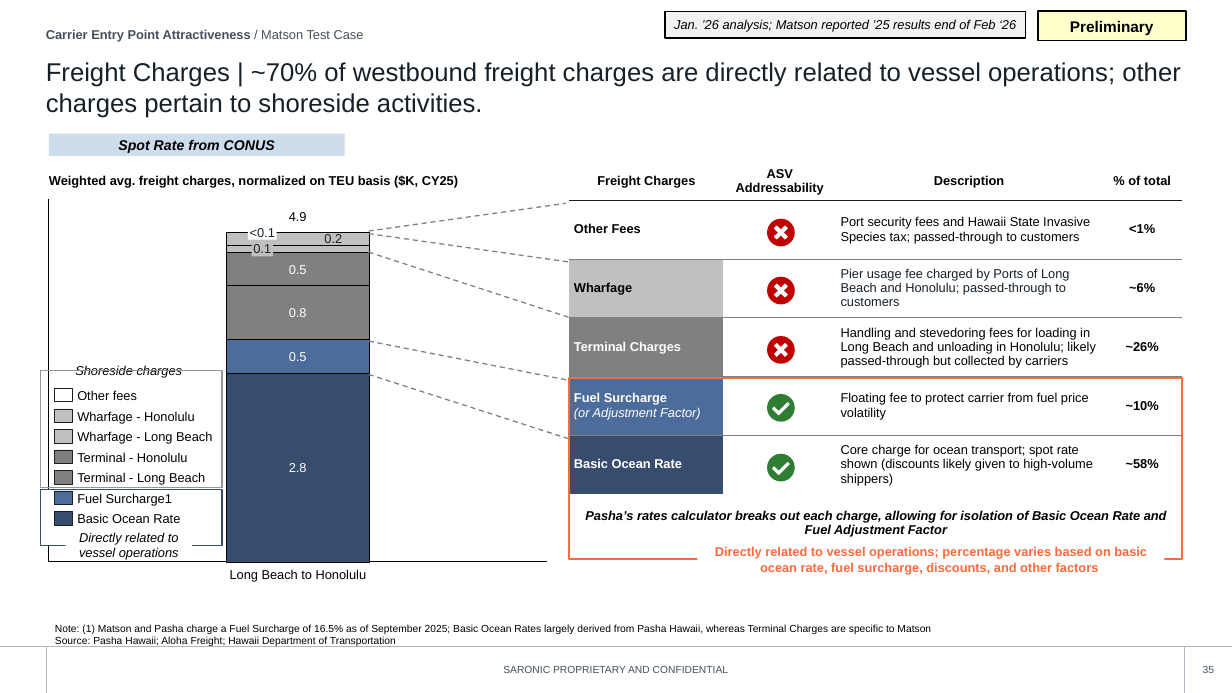
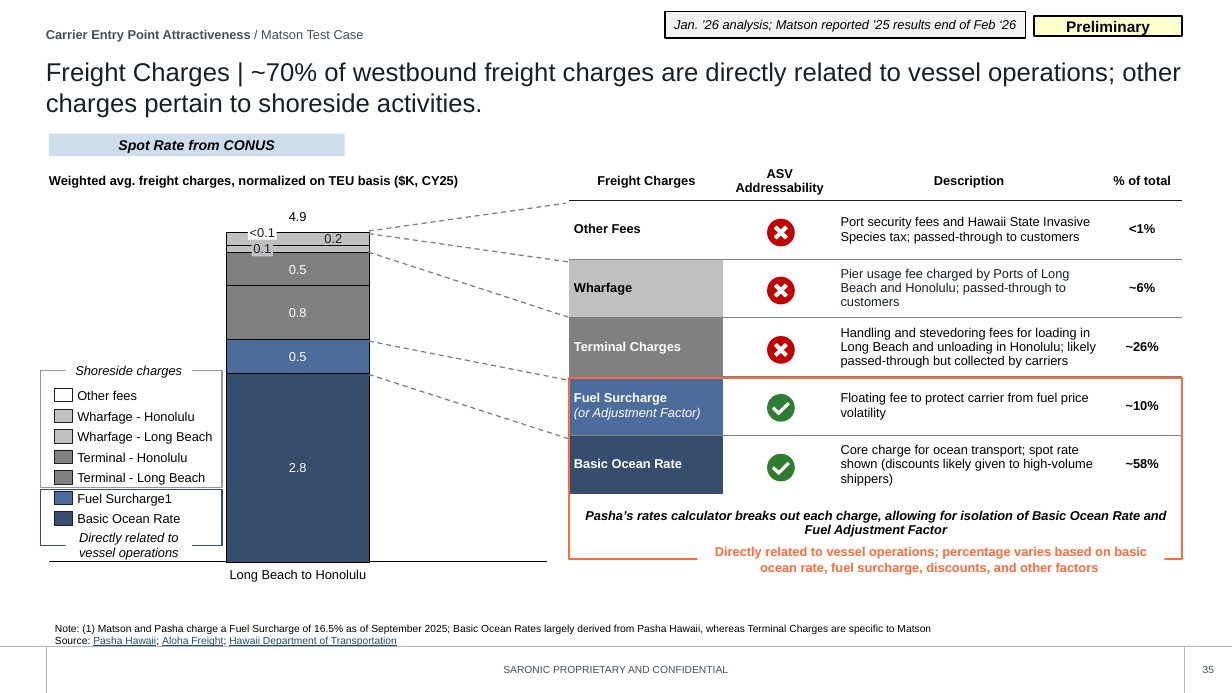
Before and after one commit to toole-brendan/slide_factory, a slide deck: slide 35 of style_library/library.pptx. Drawn at 1232x693 pixels with LibreOffice and Linux fonts; fonts in the diff are those of the drawing; background and template pictures are left out. Boxes give left, top, right and bottom in pixels: in the first picture for what was removed or moved away, otherwise in the second. Text is boxed around its words. In the diff, an @@ line names an element or a change of style, - is before the commit and + after.

```diff
--- a/style_library/library.pptx
+++ b/style_library/library.pptx
@@ rectangle "Preliminary": place and size @@
-rectangle "Preliminary" at (1038, 11, 1186, 41)
+rectangle "Preliminary" at (1034, 16, 1183, 36)
@@ column stacked chart at (41, 190, 555, 570) @@
@@ value axis changed @@
@@ text "Note: (1) Matson and Pasha ..." at (55, 624, 931, 646): text colour #000000 to #1D4D68, underline on in "Pasha Hawaii; Aloha Freight; Hawaii Department of ..." @@
```
Also in this commit, not shown: 28 other slides changed, 33 other files.
